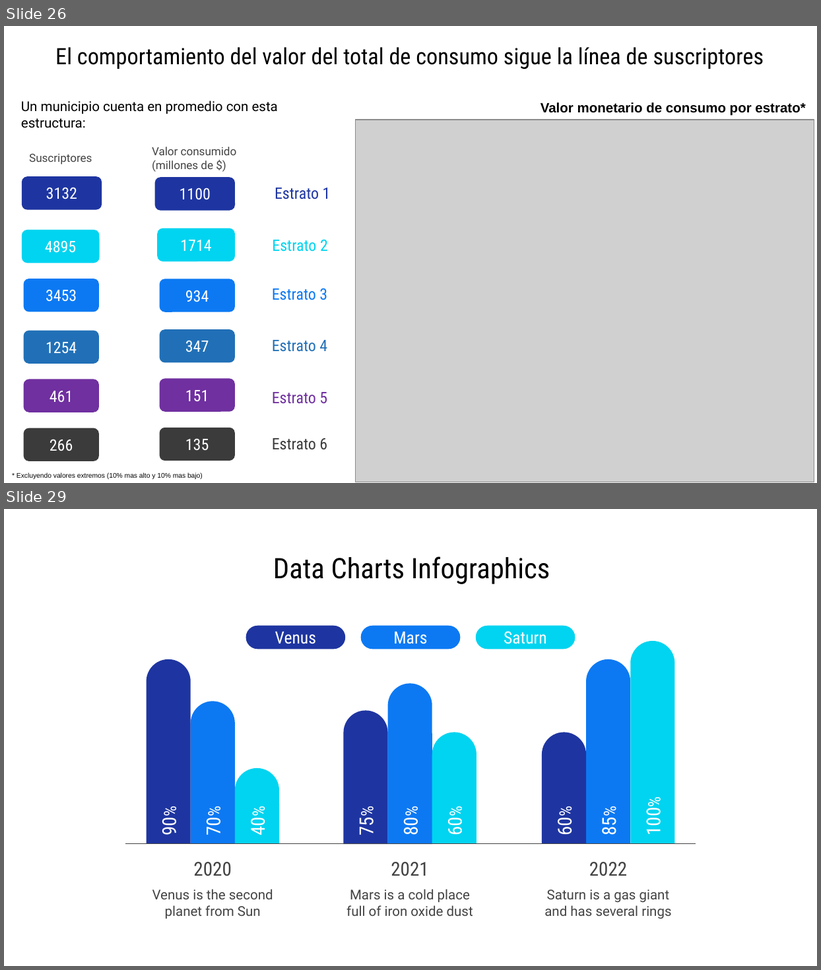
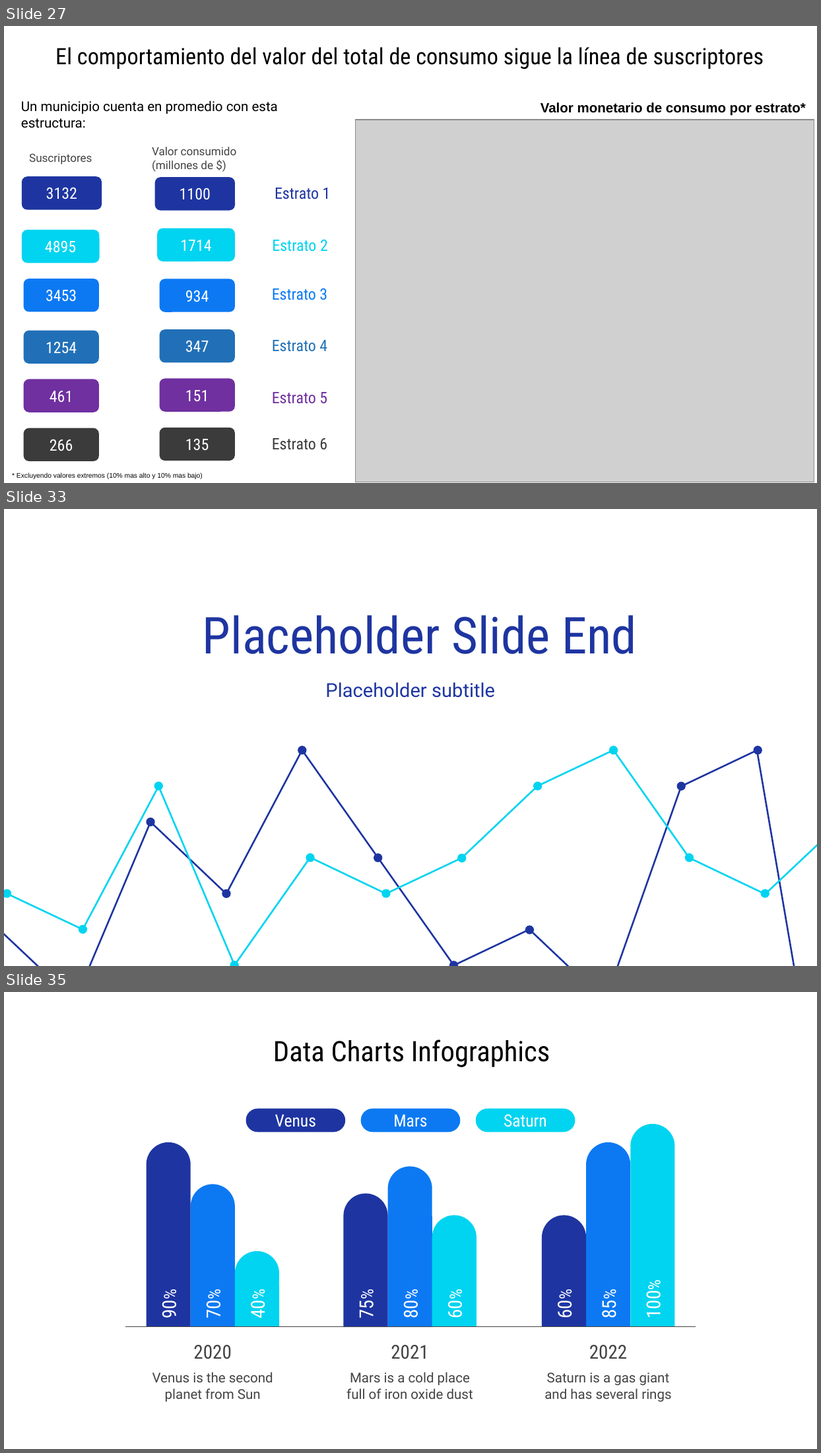
Before and after one commit to jtabordaj/research_eslatina, a slide deck: reporte_estadistico/presentacion/presentation.pptx. Shown one above the other, each under a label of ours: slides 26 and 29 before the commit, slides 27, 33 and 35 after it; the slides between them are not shown. The pictures are 821x970 and 821x1453 pixels, drawn with LibreOffice and Linux fonts; fonts in the diff are those of the drawing; grey boxes stand for pictures. Boxes give left, top, right and bottom in pixels: in the first picture for what was removed or moved away, otherwise in the second. Text is boxed around its words. In the diff, an @@ line names an element or a change of style, - is before the commit and + after.

```diff
--- a/reporte_estadistico/presentacion/presentation.pptx
+++ b/reporte_estadistico/presentacion/presentation.pptx
@@ slide 33 added at <box>4,509,817,966</box>, background #FFFFFF @@
@@ title added at <box>203,615,637,654</box>, 45 pt, text #1E35A1 @@
+Placeholder Slide End
@@ subtitle added at <box>325,683,495,698</box>, 17 pt, text #1E35A1 @@
+Placeholder subtitle
@@ group added at <box>4,746,807,966</box>: 8 ellipses, 1 freeform shape @@
@@ group added at <box>4,746,817,966</box>: 11 ellipses, 1 freeform shape @@
@@ what was slide 26 is now slide 27 @@
@@ what was slide 29 is now slide 35 @@
```
Also in this commit, not shown: 2 slides changed, 5 other slides added, 8 other files.
